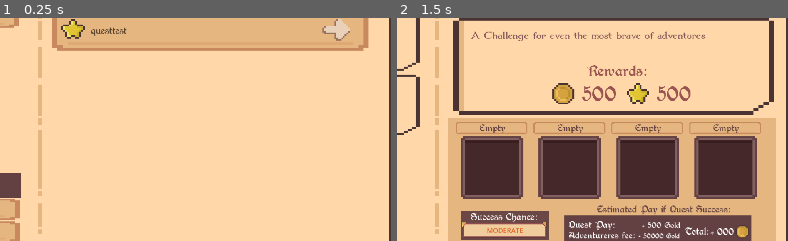
Above: before the commit, frames 1-2 (left to right).
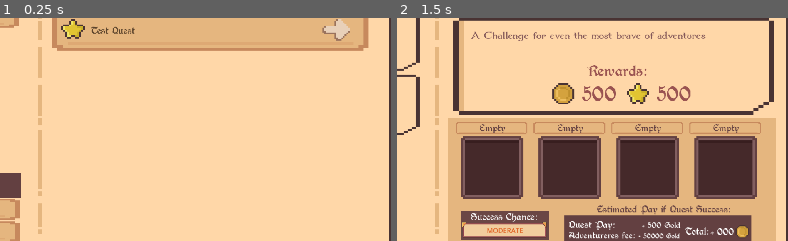
Above: after the commit, the same moments.

Repository: igoralves3/BrackeysGameJamIgorJoaoRodrigo
Game: Godot game, scene res://Scenes/Main.tscn
Two runs of this game, one before a commit and one after it. Both use one fixed random seed, a clock stepped at 60 frames per second and the inputs below.
Inputs (mouse positions are % of the whole screen's width and height, from its top left):
- Up to frame 1 (0.25 s): no input
- Up to frame 2 (1.5 s): click (88, 32) at 0.5 s; click "Start Quest" at 1.25 s
The pictures show only the part of the screen within x 45-95%, y 29-79%; the shares and areas given below are measured in that part.

The runs differ from the first frame. In frame 1, 0.2% of the frame differs, in the area x 23-35%, y 3-9%; in frame 2, nothing differs.

Commit message:
Fixed core loop

Diff:
--- a/bragamejam2025.2_guildmaster/Scripts/Classes/quest.gd
+++ b/bragamejam2025.2_guildmaster/Scripts/Classes/quest.gd
@@ -1,10 +1,35 @@
 class_name quest extends Node
 
-var rep = 0
-var gold = 0
+## after multipliers when quest is done
+var finalGold = 0
+var finalRep = 0
+
+## auxiliar to show logs after
+var advDead: Array[adventurer]
+
+## contador usado para verificação da mecanica de double down, sendo aqui quantas vezes a quest foi continuada
+## quando fizer double down e incrementar o contador, lembrar de ajustar a rep e o gold deacordo
+var doubleDownaux = 0
+
+## quest endend aux
 var onGoing = false
-var questname = "questtest"
+
+var rep = 100
+var gold = 100
+var questname = "Test Quest"
 var questAdventurers: Array[adventurer]
 
 @export var Rank = "F"
 @export var difficulty = 0
+
+func setQuest(qrep,qgold,qname,qdiff):
+	rep = qrep
+	gold = qgold
+	questname = qname
+	difficulty = qdiff
+
+func addAdventurer(adv: adventurer):
+	questAdventurers.append(adv)
+
+func removeAdventurer(adv: adventurer):
+	questAdventurers.erase(adv)
--- a/bragamejam2025.2_guildmaster/Scripts/Singletons/Globals.gd
+++ b/bragamejam2025.2_guildmaster/Scripts/Singletons/Globals.gd
@@ -10,7 +10,7 @@
 ## usado apenas temporariamente
 var partyNow: Array[adventurer]
 
-var quests: Array[quest]
+var availableQuests: Array[quest]
 var adventurers: Array[adventurer]
 
 var onGoingQuests: Array[quest]
--- a/bragamejam2025.2_guildmaster/Scripts/end_of_day.gd
+++ b/bragamejam2025.2_guildmaster/Scripts/end_of_day.gd
@@ -6,10 +6,14 @@
 var quest_end_summary = preload("res://Scenes/quest_log_end_summary.tscn")
 var quest_result_value = preload("res://Scenes/result_quest_end.tscn")
 
+var doubleDownQuestsAux = []
 
+var endDayGoldEarned = 0
+var endDayRepEarned = 0
 
 
 func resolvePendingDayEvents():
+
 	clearViews()
 	## pegar todas as quests ativas e resolver elas
 	for activeQuest in Globals.onGoingQuests:
@@ -18,41 +22,74 @@
 		## populate summaries
 		var questsum = quest_end_summary.instantiate()
 		questsSummaryContainer.add_child(questsum)
-		#questsum.setLabels(q)
+		questsum.setLabels(activeQuest)
 
 		## populate overall rep and gold gain
 		var questresult = quest_result_value.instantiate()
 		questsResultsContainer.add_child(questresult)
-		#questresult.setLabels()
+		questresult.setLabels(activeQuest)
 
-		## quest complete remove quest from avaible quests on globals script
-		if Globals.quests.has(activeQuest):
-			Globals.quests.erase(activeQuest)
+		## check if complete else doubledown activated, still onGoing
+		if activeQuest.onGoing == false:
+			## quest complete remove quest from avaible quests on globals script
+			if Globals.availableQuests.has(activeQuest):
+				Globals.availableQuests.erase(activeQuest)
 
-		## quest end set survivors to avaible
-		for adv in activeQuest.questAdventurers:
-			adv.isAvaible = true
+			if Globals.onGoingQuests.has(activeQuest):
+				Globals.onGoingQuests.erase(activeQuest)
 
 	## calculate and att total
+	$RightPage_BG/Results/Total/RepTotalLabel.text = "+" + str(endDayRepEarned)
+	$RightPage_BG/Results/Total/GoldTotalLabel.text = "+" + str(endDayGoldEarned)
 
 
 func resolveQuest(q: quest):
 
+	## chance de double down ADC CODIGO COM PORCENTAGENS POR ENQUANTO FLAG FALSE
+	var doubledown = false
+
+	## doubledown nao tem logo acaba a quest
+	if doubledown == false:
+		questSuccessCal(q)
+		## quest survivors calculation
+		questSurvivorsCal(q)
+
+
+	#doubledown TRUE cria uma copia da quest para caso o player queira encerrar a quest e pegar os rewards
+	##atualiza valores da quest original para refletir o doubledown
+	else:
+		const quest = preload("res://Scripts/Classes/quest.gd")
+		var auxnewq = quest.new()
+		auxnewq.setQuest(q.rep,q.gold,q.name,q.difficulty)
+		auxnewq.questAdventurers = q.questAdventurers
+		questSuccessCal(auxnewq)
+		questSurvivorsCal(auxnewq)
+		## att valores da quest original, NÃO da copia
+		questDoubleDownValuesAtt(q)
+
+
+func questDoubleDownValuesAtt(q: quest):
+	pass
+
+func questSurvivorsCal(q: quest):
+	## quest end set remaining survivors to avaible
+	for adv in q.questAdventurers:
+		adv.isAvaible = true
+
+func questSuccessCal(q: quest):
 	## quest success calculation
-	if q.Rank == "F":
-		print('sucesso na busca')
-		return
-
 	var total_party_power = 0
-	for quest_adv in Globals.q.questAdventurers:
+	for quest_adv in q.questAdventurers:
 		total_party_power += quest_adv.power
 
-	var p_success :float = clamp((total_party_power / q.difficulty) * 0.5, 5, 99)
-	print(p_success)
+	#var p_success :float = clamp((total_party_power / q.difficulty) * 0.5, 5, 99)
+	#print(p_success)
 
-	## quest survivors calculation
-	## if death remove and delete from quest, if not removed assumed survived
-
+	## quest endend
+	q.onGoing = false
+	## calculate gold and rep earned
+	endDayGoldEarned = endDayGoldEarned + q.finalGold
+	endDayRepEarned = endDayRepEarned + q.finalRep
 
 func clearViews():
 	var children = questsResultsContainer.get_children()
--- a/bragamejam2025.2_guildmaster/Scripts/guild_lobby.gd
+++ b/bragamejam2025.2_guildmaster/Scripts/guild_lobby.gd
@@ -50,7 +50,7 @@
 	const quest = preload("res://Scripts/Classes/quest.gd")
 	var auxnewq = quest.new()
 	#adc no globals a quest criada
-	Globals.quests.append(auxnewq)
+	Globals.availableQuests.append(auxnewq)
 
 	attAvaibleQuestsDisplay()
 
@@ -62,7 +62,7 @@
 		c.queue_free()
 
 	## popula o container de quests no lobby
-	for q in Globals.quests:
+	for q in Globals.availableQuests:
 		var questlabel = quest_label.instantiate()
 		questsContainer.add_child(questlabel)
 		questlabel.setNewQuest(q)
--- a/bragamejam2025.2_guildmaster/Scripts/quest_log_end_summary.gd
+++ b/bragamejam2025.2_guildmaster/Scripts/quest_log_end_summary.gd
@@ -6,15 +6,17 @@
 @onready var goldLabel = $VBoxContainer/HBoxContainer/GoldResult/GoldResultLabel
 
 
-func setLabels(failstate, charactersDead, repObtained, goldObtained):
-	if failstate == true:
+
+## nesse momento no tempo se a quest nao possui personagens nela entao falou
+func setLabels(q: quest):
+	if q.questAdventurers.size()==0:
 		logLabel.text = "quest falhou"
 	else:
 		logLabel.text = "quest sucesso"
 
-	if charactersDead.size()>0:
-		for cdeaths in charactersDead:
-			logLabel.text = logLabel.text + " - " + charactersDead[0] + " morreu!"
+	if q.advDead.size()>0:
+		for adv in q.advDead:
+			logLabel.text = logLabel.text + " - " + adv.name + " morreu!"
 
-	repLabel.text = repObtained
-	goldLabel.text = goldObtained
+	repLabel.text = str(q.finalRep)
+	goldLabel.text = str(q.finalGold)
--- a/bragamejam2025.2_guildmaster/Scripts/quest_man_selection.gd
+++ b/bragamejam2025.2_guildmaster/Scripts/quest_man_selection.gd
@@ -76,7 +76,7 @@
 
 			# adc os aventureiros na quest desejada
 			for adv in Globals.partyNow:
-				Globals.questAux.questAdventurers.append(adv)
+				Globals.questAux.addAdventurer(adv)
 
 			# da clear no partyAux e no quest aux
 			Globals.partyNow.clear()
--- a/bragamejam2025.2_guildmaster/Scripts/result_quest_end.gd
+++ b/bragamejam2025.2_guildmaster/Scripts/result_quest_end.gd
@@ -5,11 +5,11 @@
 @onready var questRepLabel = $Rep_HBoxContainer/QuestRepResult
 @onready var questGoldLabel = $Gold_HBoxContainer/QuestGoldResult
 
-func setLabels(questName, repObtained, goldObtained):
+func setLabels(q: quest):
 
-	questNameLabel.text = questName
-	questRepLabel.text = repObtained
-	questGoldLabel.text = goldObtained
+	questNameLabel.text = str(q.name)
+	questRepLabel.text = str(q.finalRep)
+	questGoldLabel.text = str(q.finalGold)
 
-	if repObtained < 0:
+	if q.finalRep < 0:
 		questRepLabel.modulate = Color("#FF4f34")
